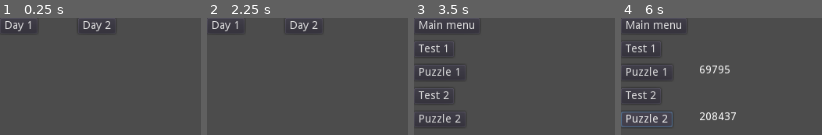
Above: before the commit, frames 1-4 (left to right).
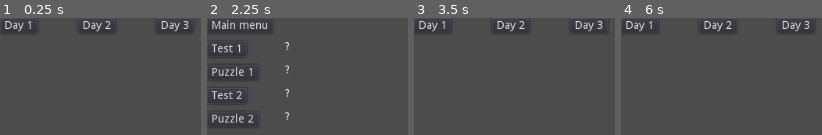
Above: after the commit, the same moments.

Repository: mslinklater/AdventOfCode
Game: Godot game, scene res://scenes/MainMenu.tscn
Same seed, same stepped clock (60 frames per second), same inputs: the game is played once before the commit and once after it.
Inputs (mouse positions are in pixels of both pictures, inside the frame that each line leads up to):
- Up to frame 1 (0.25 s): no input
- Up to frame 2 (2.25 s): click "Day 2" at 0.5 s; click "Main menu" at 1.25 s; click (381, 26) at 2 s, where only the run after the commit has a clickable "Day 3"
- Up to frame 3 (3.5 s): click (446, 26) at 2.75 s, where only the run after the commit has a clickable "Main menu"
- Up to frame 4 (6 s): click (653, 26) at 3.5 s, where only the run before the commit has a clickable "Main menu"; click (653, 26) at 4.25 s, where only the run after the commit has a clickable "Main menu"; click (647, 72) at 5 s, where only the run before the commit has a clickable "Puzzle 1"; click (647, 119) at 5.75 s, where only the run before the commit has a clickable "Puzzle 2"

The runs differ from the first frame. In frame 1, 0.4% of the frame differs, in the area x 80-94%, y 2-12%; in frame 2, 4.4%; in frame 3, 4.5%; in frame 4, 6.3%, in the area x 0-94%, y 1-94%.

Commit message:
Day 3 done

Diff:
--- /dev/null
+++ b/2022/scenes/Day3.tscn
@@ -0,0 +1,69 @@
+[gd_scene load_steps=2 format=2]
+
+[ext_resource path="res://scripts/Day3Controller.gd" type="Script" id=1]
+
+[node name="Day3Root" type="Node2D"]
+script = ExtResource( 1 )
+
+[node name="MainMenuButton" type="Button" parent="."]
+margin_right = 12.0
+margin_bottom = 20.0
+text = "Main menu"
+
+[node name="Test1Button" type="Button" parent="."]
+margin_top = 30.0
+margin_right = 51.0
+margin_bottom = 50.0
+text = "Test 1"
+
+[node name="Puzzle1Button" type="Button" parent="."]
+margin_top = 60.0
+margin_right = 51.0
+margin_bottom = 80.0
+text = "Puzzle 1"
+
+[node name="Test2Button" type="Button" parent="."]
+margin_top = 90.0
+margin_right = 51.0
+margin_bottom = 110.0
+text = "Test 2"
+
+[node name="Puzzle2Button" type="Button" parent="."]
+margin_top = 120.0
+margin_right = 66.0
+margin_bottom = 140.0
+text = "Puzzle 2"
+
+[node name="Test1Label" type="Label" parent="."]
+margin_left = 100.0
+margin_top = 30.0
+margin_right = 200.0
+margin_bottom = 44.0
+text = "?"
+
+[node name="Puzzle1Label" type="Label" parent="."]
+margin_left = 100.0
+margin_top = 60.0
+margin_right = 200.0
+margin_bottom = 74.0
+text = "?"
+
+[node name="Test2Label" type="Label" parent="."]
+margin_left = 100.0
+margin_top = 90.0
+margin_right = 200.0
+margin_bottom = 104.0
+text = "?"
+
+[node name="Puzzle2Label" type="Label" parent="."]
+margin_left = 100.0
+margin_top = 120.0
+margin_right = 200.0
+margin_bottom = 134.0
+text = "?"
+
+[connection signal="pressed" from="MainMenuButton" to="." method="_on_MainMenuButton_pressed"]
+[connection signal="pressed" from="Test1Button" to="." method="_on_Test1Button_pressed"]
+[connection signal="pressed" from="Puzzle1Button" to="." method="_on_Puzzle1Button_pressed"]
+[connection signal="pressed" from="Test2Button" to="." method="_on_Test2Button_pressed"]
+[connection signal="pressed" from="Puzzle2Button" to="." method="_on_Puzzle2Button_pressed"]
--- a/2022/scenes/MainMenu.tscn
+++ b/2022/scenes/MainMenu.tscn
@@ -16,5 +16,12 @@
 margin_bottom = 20.0
 text = "Day 2"
 
+[node name="Day3Button" type="Button" parent="."]
+margin_left = 200.0
+margin_right = 248.0
+margin_bottom = 20.0
+text = "Day 3"
+
 [connection signal="pressed" from="Day1Button" to="." method="_on_Day1_Button_pressed"]
 [connection signal="pressed" from="Day2Button" to="." method="_on_Day2Button_pressed"]
+[connection signal="pressed" from="Day3Button" to="." method="_on_Day3Button_pressed"]
--- a/2022/scripts/Day2Controller.gd
+++ b/2022/scripts/Day2Controller.gd
@@ -1,7 +1,7 @@
 extends Node2D
 
 # answer 1 = 12679
-# answer 2 =
+# answer 2 = 14470
 
 onready var test1Answer = 15
 onready var test2Answer = 12
--- /dev/null
+++ b/2022/scripts/Day3Controller.gd
@@ -0,0 +1,116 @@
+extends Node2D
+
+# Puzzle 1 answer - 7746
+# Puzzle 2 answer - 2604
+
+var test1Answer = 157
+var test2Answer = 70
+
+onready var test1Label: Label = get_node("Test1Label")
+onready var test2Label: Label = get_node("Test2Label")
+onready var puzzle1Label: Label = get_node("Puzzle1Label")
+onready var puzzle2Label: Label = get_node("Puzzle2Label")
+
+var testPouch1 = []
+var pouch1 = []
+var testPouch2 = []
+var pouch2 = []
+
+# Called when the node enters the scene tree for the first time.
+func _ready():
+	parse_data('res://input/day3test.txt', testPouch1, testPouch2)
+	parse_data('res://input/day3.txt', pouch1, pouch2)
+
+func parse_data(filename, p1: Array, p2: Array):
+	var lines = []
+	Utils.load_file_extract_lines(filename, lines)
+	for line in lines:
+		var size = line.length()
+		var leftLine = line.substr(0, size/2)
+		var rightLine = line.substr(size/2, size/2)
+		p1.append(leftLine)
+		p2.append(rightLine)
+
+func score_for_letter(letter) -> int:
+	if letter >= 'a' and letter <= 'z':
+		return ord(letter) - ord('a') + 1
+	else:
+		return ord(letter) - ord('A') + 27
+
+func doPuzzle1(p1: Array, p2: Array) -> int:
+	var total = 0
+
+	for row in range(p1.size()):
+		# split input in to two arrays
+		var left = p1[row]
+		var right = p2[row]
+		if left.length() > 0 and right.length() > 0:
+			var leftLetters = []
+			var rightLetters = []
+
+			for i in range(left.length()):
+				leftLetters.append(left.substr(i, 1))
+				rightLetters.append(right.substr(i, 1))
+
+			var copy = ""
+
+			for first in leftLetters:
+				for second in rightLetters:
+					if first == second:
+						copy = first;
+
+			total += score_for_letter(copy)
+
+	return total
+
+func create_set(x: String) -> Array:
+	var ret = []
+	for i in range(x.length()):
+		var c = x.substr(i,1)
+		if not ret.has(c):
+			ret.append(c)
+	return ret
+
+func intersect(x: Array, y: Array) -> Array:
+	var ret = []
+	for item in y:
+		if x.has(item):
+			ret.append(item)
+	return ret
+
+func doPuzzle2(p1: Array, p2: Array) -> int:
+	var i = 0
+	var total = 0
+	while i < p1.size()-2:
+		var bag1 = create_set(p1[i] + p2[i])
+		var bag2 = create_set(p1[i+1] + p2[i+1])
+		var bag3 = create_set(p1[i+2] + p2[i+2])
+		bag1 = intersect(bag1, bag2)
+		bag1 = intersect(bag1, bag3)
+		assert(bag1.size() == 1)
+		total += score_for_letter(bag1[0])
+		i += 3
+	return total
+
+# UI responders
+
+func _on_MainMenuButton_pressed():
+	get_tree().change_scene("res://scenes/MainMenu.tscn")
+
+func _on_Test1Button_pressed():
+	if doPuzzle1(testPouch1, testPouch2) == test1Answer:
+		test1Label.text = "PASS"
+	else:
+		test1Label.text = "FAIL"
+
+func _on_Puzzle1Button_pressed():
+	puzzle1Label.text = str(doPuzzle1(pouch1, pouch2))
+
+func _on_Test2Button_pressed():
+	if doPuzzle2(testPouch1, testPouch2) == test2Answer:
+		test2Label.text = "PASS"
+	else:
+		test2Label.text = "FAIL"
+
+func _on_Puzzle2Button_pressed():
+	puzzle2Label.text = str(doPuzzle2(pouch1, pouch2))
--- a/2022/scripts/MainMenuController.gd
+++ b/2022/scripts/MainMenuController.gd
@@ -1,12 +1,5 @@
 extends Node2D
 
-
-# Declare member variables here. Examples:
-# var a = 2
-# var b = "text"
-
-
-# Called when the node enters the scene tree for the first time.
 func _ready():
 	pass # Replace with function body.
 
@@ -15,3 +8,6 @@
 
 func _on_Day2Button_pressed():
 	get_tree().change_scene("res://scenes/Day2.tscn")
+
+func _on_Day3Button_pressed():
+	get_tree().change_scene("res://scenes/Day3.tscn")
Not shown, added: 2022/input/day3.txt
Not shown, added: 2022/input/day3test.txt
Not shown, added: 2022/input/day4.txt
Not shown, added: 2022/input/day4test.txt
